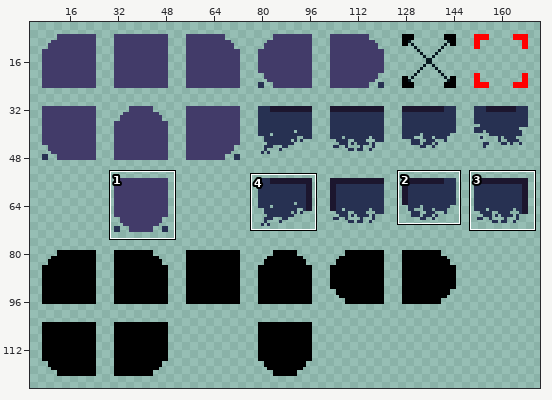
A pixel-art file gets an edit: files/tiles/main.aseprite. The picture above shows the old version from afar; the outline marks the close-up.
Close-up. Before:
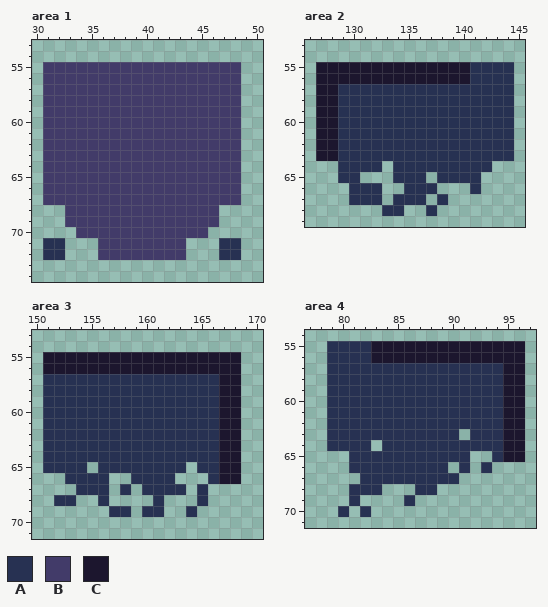
256x256 pixels, 1 frame. Shown: area 1: x 30..50, y 53..74; area 2: x 126..145, y 53..69; area 3: x 150..170, y 53..71; area 4: x 77..97, y 54..71. The wide view leaves out empty margins. The commit also changed other parts of the picture, which this record leaves out.
Palette (. is transparent): A #273152  B #423b69  C #1c162e
The same view after the edit:
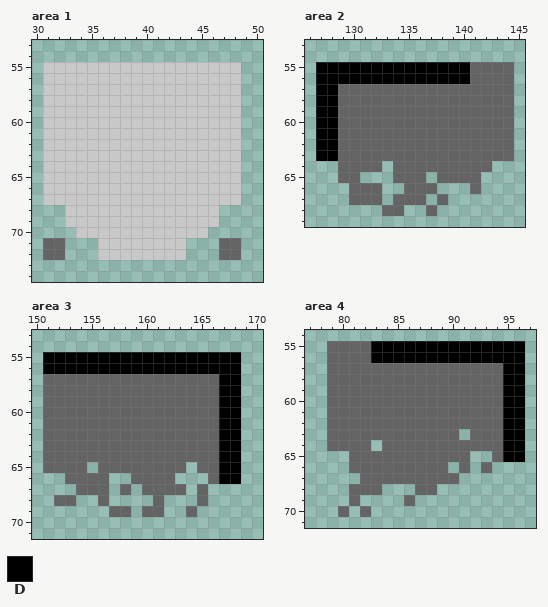
Colours new in this view: D #000000
The edit:
colour A: #273152 -> #646464
colour B: #423b69 -> #c8c8c8
Area 2:
y 55..56: x 127..140 CCCCCCCCCCCCCC -> DDDDDDDDDDDDDD
y 57..63: x 127..128 CC -> DD
Area 3:
y 55..56: x 151..168 CCCCCCCCCCCCCCCCCC -> DDDDDDDDDDDDDDDDDD
y 57..66: x 167..168 CC -> DD
Area 4:
y 55..56: x 83..96 CCCCCCCCCCCCCC -> DDDDDDDDDDDDDD
y 57..65: x 95..96 CC -> DD
Changed places in both close-ups, as pixel boxes (x1, y1, x2, y2):
changed: (43, 62, 241, 260)
changed: (316, 62, 514, 216)
changed: (43, 352, 241, 517)
changed: (327, 341, 525, 517)
